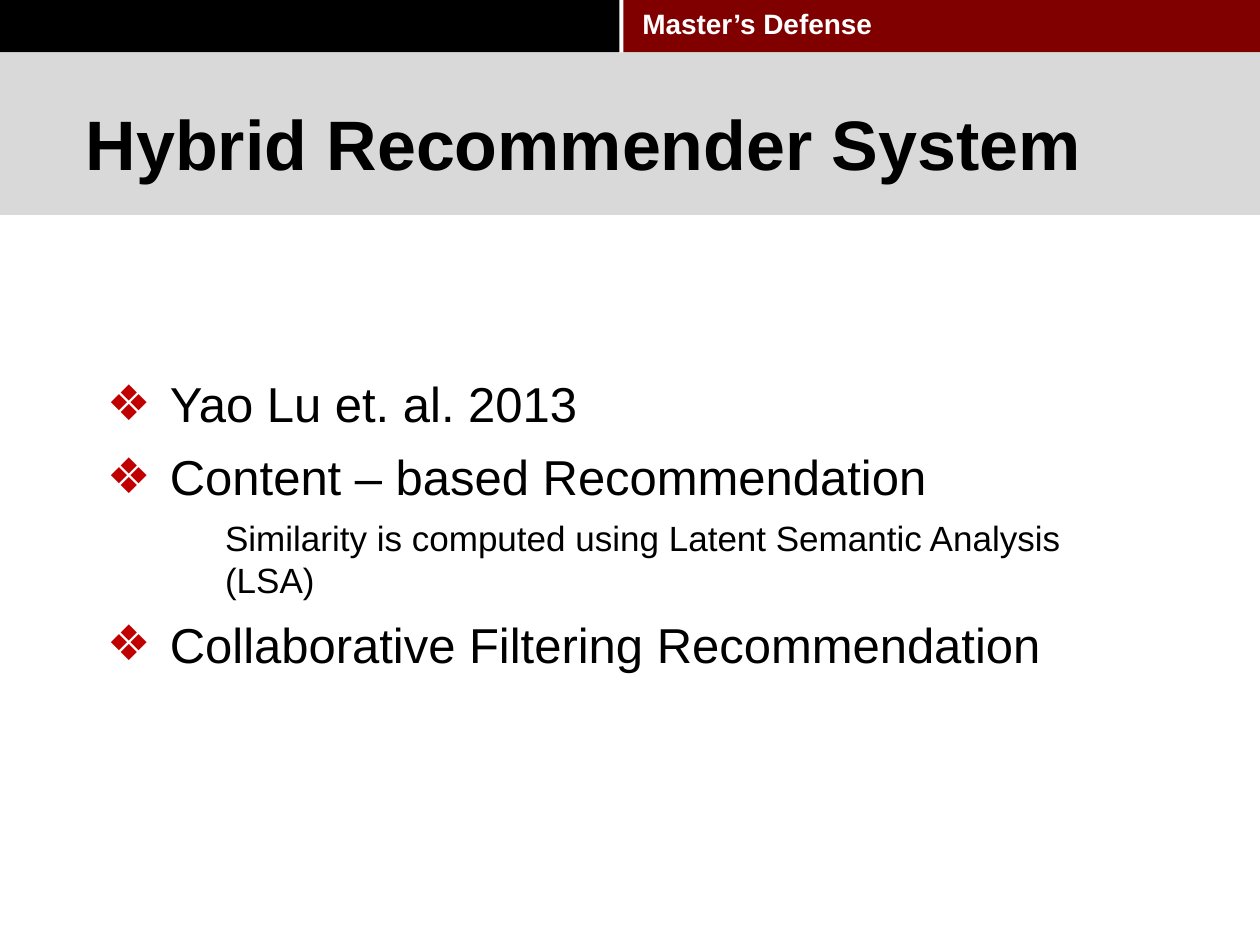
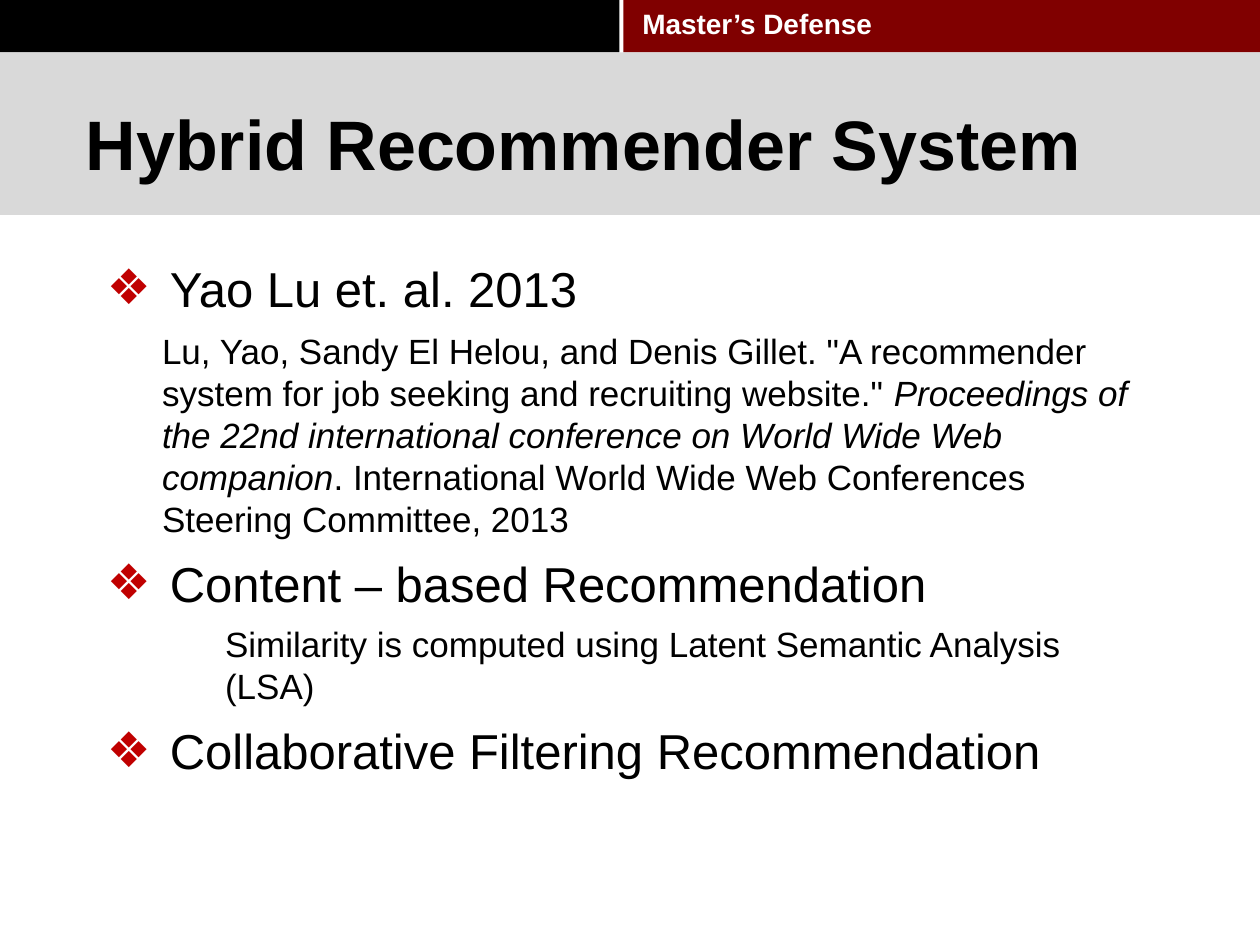
Before and after one commit to pkushiqiang/thesis, a slide deck: slide 12 of media/Master's thesis-2.pptx. Drawn at 1260x945 pixels with LibreOffice and Linux fonts; fonts in the diff are those of the drawing; background and template pictures are left out. Boxes give left, top, right and bottom in pixels: in the first picture for what was removed or moved away, otherwise in the second. Text is boxed around its words. In the diff, an @@ line names an element or a change of style, - is before the commit and + after.

```diff
--- a/media/Master's thesis-2.pptx
+++ b/media/Master's thesis-2.pptx
@@ text "Yao Lu et. al. 2013": place and size @@
-text "Yao Lu et. al. 2013" at [170, 386, 1060, 673]
+text "Yao Lu et. al. 2013" at [162, 271, 1127, 779]
@@ text at [162, 338, 1127, 539]: paragraph added @@
+  Lu, Yao, Sandy El Helou, and Denis Gillet. "A recommender system for job seeking and recruiting website." Proceedings of the 22nd international conference on World Wide Web companion. International World Wide Web Conferences Steering Committee, 2013
```
Also in this commit, not shown: 26 other slides changed, 3 slides added, 6 slides removed, 1 other file.
